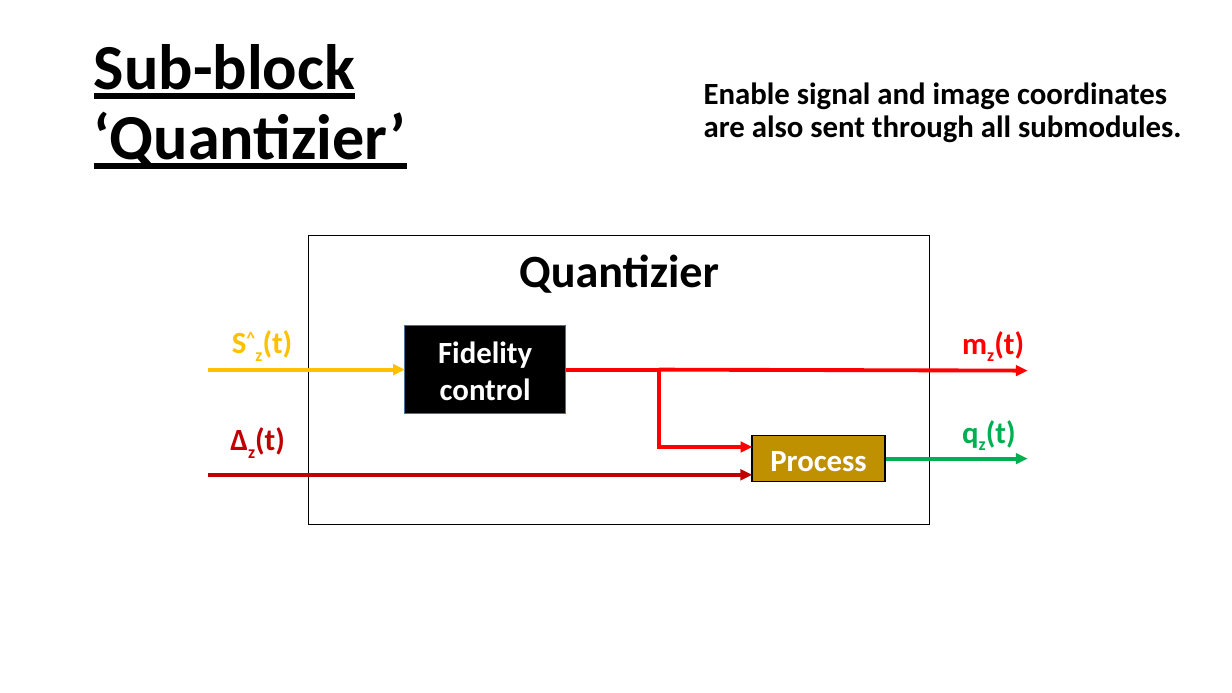
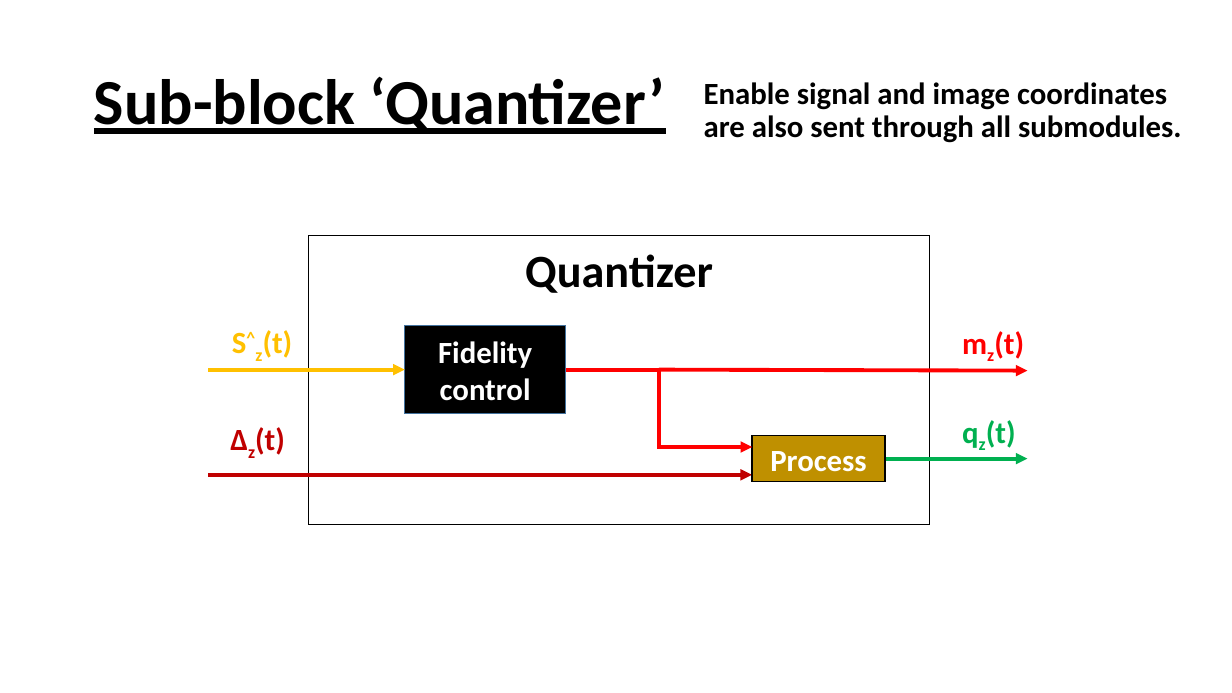
Before and after one commit to CristianG89/CCSDS123_Issue2, a slide deck: slide 3 of Block diagram.pptx. Drawn at 1232x693 pixels with LibreOffice and Linux fonts; fonts in the diff are those of the drawing. Boxes give left, top, right and bottom in pixels: in the first picture for what was removed or moved away, otherwise in the second. Text is boxed around its words. In the diff, an @@ line names an element or a change of style, - is before the commit and + after.

Commit message:
Predictor block updated. TBC on Master Thesis

```diff
--- a/Block diagram.pptx
+++ b/Block diagram.pptx
@@ title at (94,76,664,134): text changed @@
-Sub-block ‘Quantizier’
+Sub-block ‘Quantizer’
@@ text in rectangle at (525,254,713,293): text changed @@
-Quantizier
+Quantizer
```
Also in this commit, not shown: 2 other slides changed, 5 slides added, 23 other files.
